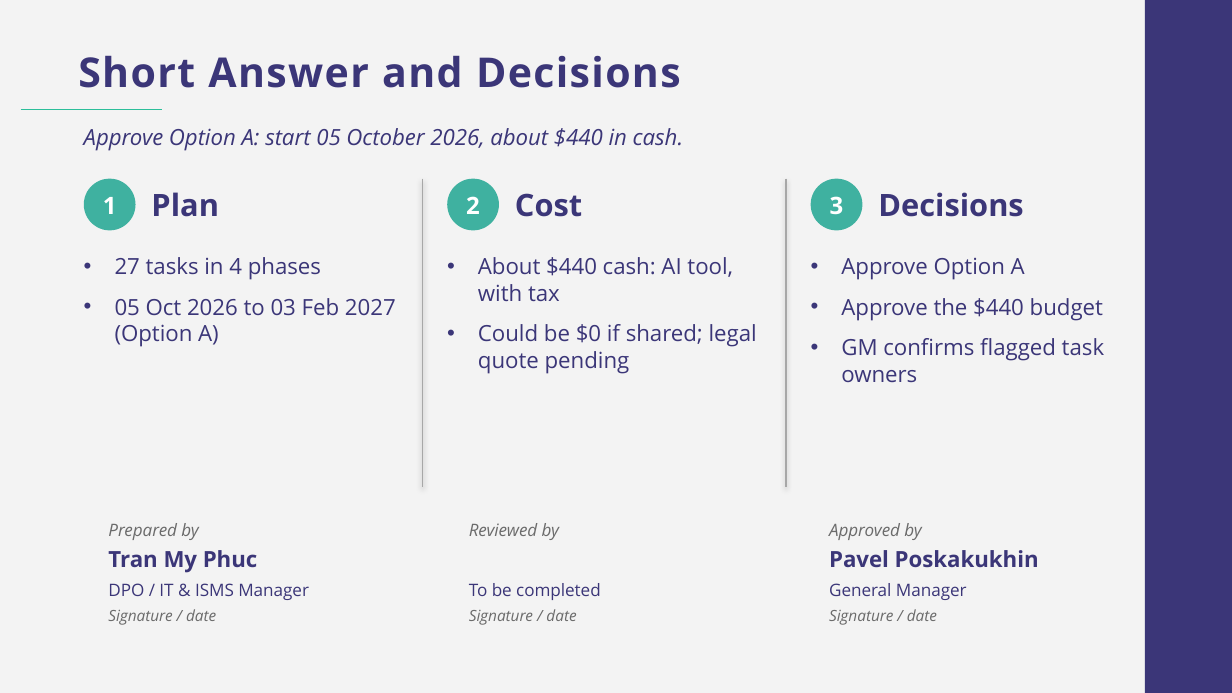
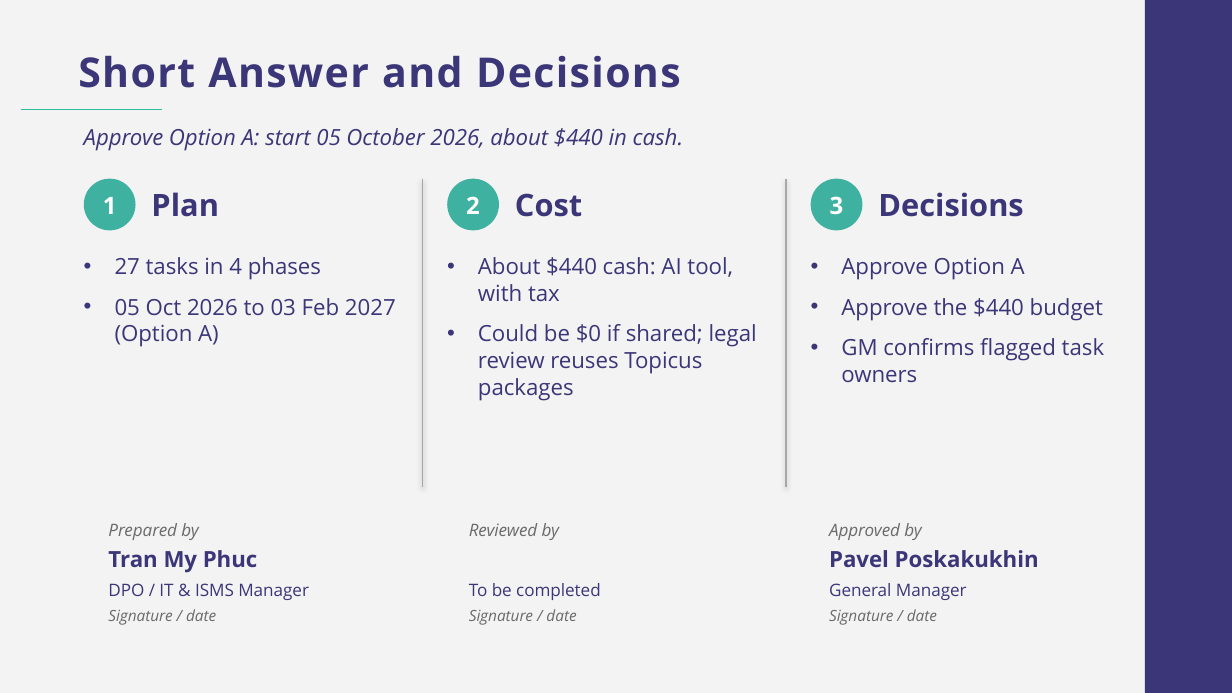
Before and after one commit to tranmyphuc/docs, a slide deck: slide 2 of SGH_Asia_PDPL_BOD_Deck.pptx. Drawn at 1232x693 pixels with LibreOffice and Linux fonts; fonts in the diff are those of the drawing; background and template pictures are left out. Boxes give left, top, right and bottom in pixels: in the first picture for what was removed or moved away, otherwise in the second. Text is boxed around its words. In the diff, an @@ line names an element or a change of style, - is before the commit and + after.

```diff
--- a/SGH_Asia_PDPL_BOD_Deck.pptx
+++ b/SGH_Asia_PDPL_BOD_Deck.pptx
@@ text at [478,324,757,401]: text changed @@
-• Could be $0 if shared; legal quote pending
+• Could be $0 if shared; legal review reuses Topicus packages
```
Also in this commit, not shown: 2 other slides changed.
